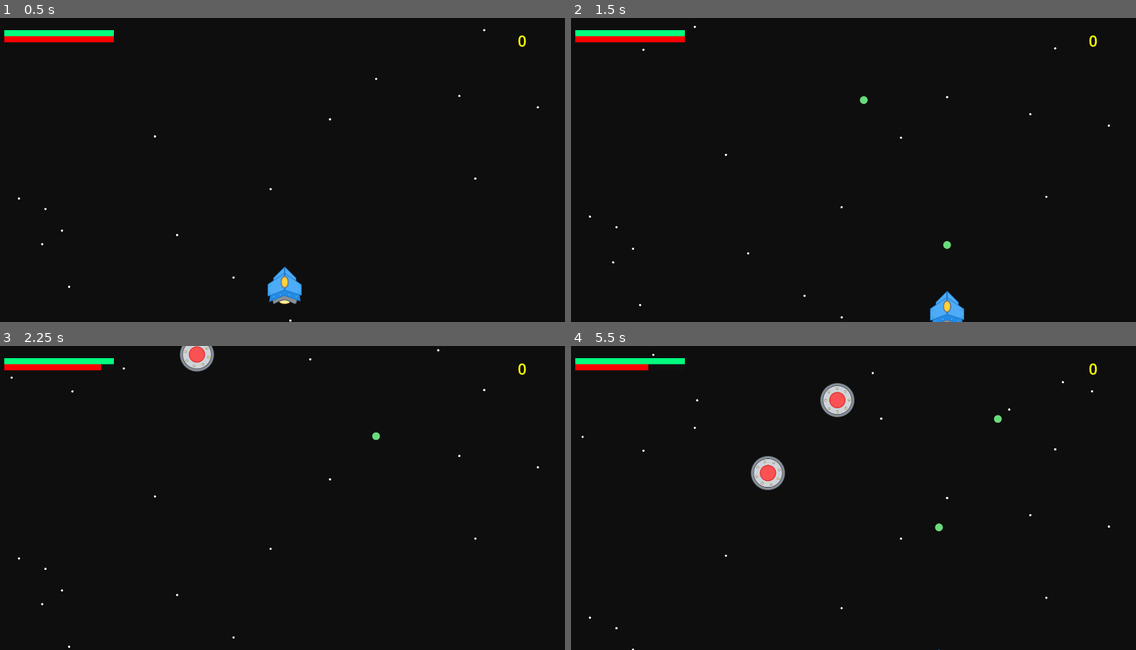
Above: before the commit, frames 1-4 (two rows, left to right).
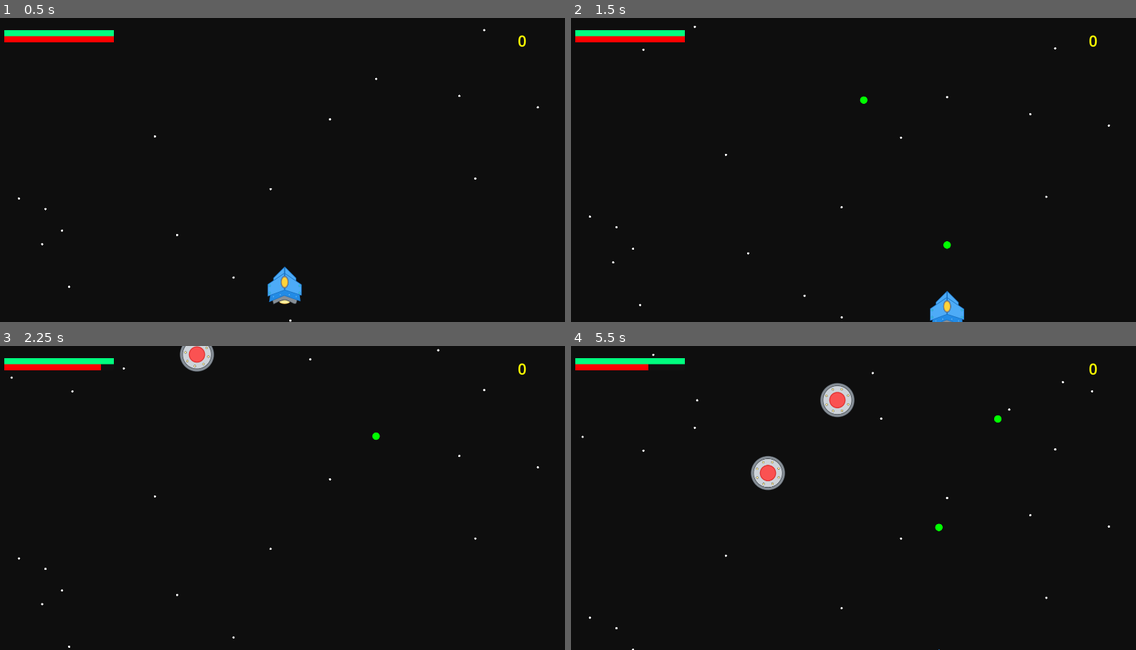
Above: after the commit, the same moments.

Repository: mromphf/nuke-ufos
Game: Godot game, scene res://scenes/main.tscn
Two runs of this game, one before a commit and one after it. Both use one fixed random seed, a clock stepped at 60 frames per second and the inputs below. Sound files missing from this copy of the repository are replaced by a short silence.
Inputs:
- Up to frame 1 (0.5 s): no input
- Up to frame 2 (1.5 s): hold D (move_right) 0.53-1.28 s; tap Space (fire) at 0.6, 1.35 s; hold S (move_down) from 1.28 s (still down)
- Up to frame 3 (2.25 s): release S (move_down) at 2.03 s; hold D (move_right) from 2.03 s (still down); hold Shift (speed) from 2.03 s (still down)
- Up to frame 4 (5.5 s): tap Space (fire) at 2.3, 2.85, 3.6, 4.55, 5.1 s; release D (move_right) at 2.78 s; release Shift (speed) at 2.78 s; hold W (move_up) 2.78-3.53 s; hold Left (move_left) 3.53-5.03 s; tap Shift (speed) at 4.35 s; hold S (move_down) from 5.03 s (still down)

Frame 1 is identical in both runs. In frame 2, less than 0.1% of the frame differs, in the area x 51-68%, y 25-76%; in frame 3, less than 0.1%; in frame 4, 0.2%, in the area x 32-77%, y 13-61%.

Commit message:
Code reduction with animations and inheritance.

Diff:
--- a/scenes/ammo.tscn
+++ b/scenes/ammo.tscn
@@ -1,15 +1,37 @@
-[gd_scene load_steps=5 format=3 uid="uid://ckxc00h1lt3u7"]
+[gd_scene load_steps=7 format=3 uid="uid://ckxc00h1lt3u7"]
 
-[ext_resource type="Script" path="res://scripts/power_up.gd" id="1_vb0c1"]
+[ext_resource type="Script" path="res://scripts/traveler.gd" id="1_umdxp"]
 [ext_resource type="Texture2D" uid="uid://pbhyx6nagm3l" path="res://imgs/green_circle.svg" id="2_yb018"]
 [ext_resource type="Texture2D" uid="uid://dm1hlle1k8a2g" path="res://imgs/ring_green.svg" id="3_tfnpc"]
 
 [sub_resource type="CircleShape2D" id="CircleShape2D_nyoj5"]
 radius = 40.0
 
+[sub_resource type="Animation" id="Animation_06jq4"]
+resource_name = "spin"
+length = 4.0
+loop_mode = 1
+tracks/0/type = "value"
+tracks/0/imported = false
+tracks/0/enabled = true
+tracks/0/path = NodePath("Sprite2D:rotation")
+tracks/0/interp = 1
+tracks/0/loop_wrap = true
+tracks/0/keys = {
+"times": PackedFloat32Array(0, 4),
+"transitions": PackedFloat32Array(1, 1),
+"update": 0,
+"values": [0.0, 3.14159]
+}
+
+[sub_resource type="AnimationLibrary" id="AnimationLibrary_sytwv"]
+_data = {
+"spin": SubResource("Animation_06jq4")
+}
+
 [node name="Ammo" type="Area2D"]
 collision_layer = 16
-script = ExtResource("1_vb0c1")
+script = ExtResource("1_umdxp")
 speed = 2.0
 direction = Vector2(0, 1)
 
@@ -26,5 +48,11 @@
 
 [node name="Notifier" type="VisibleOnScreenNotifier2D" parent="."]
 
+[node name="Spin" type="AnimationPlayer" parent="."]
+autoplay = "spin"
+libraries = {
+"": SubResource("AnimationLibrary_sytwv")
+}
+
 [connection signal="area_entered" from="." to="." method="_on_collide"]
 [connection signal="screen_exited" from="Notifier" to="." method="despawn"]
--- a/scenes/dark_ufo.tscn
+++ b/scenes/dark_ufo.tscn
@@ -53,6 +53,28 @@
 "flash": SubResource("Animation_2v1sd")
 }
 
+[sub_resource type="Animation" id="Animation_0thcw"]
+resource_name = "spin"
+length = 4.0
+loop_mode = 1
+tracks/0/type = "value"
+tracks/0/imported = false
+tracks/0/enabled = true
+tracks/0/path = NodePath("Sprite:rotation")
+tracks/0/interp = 1
+tracks/0/loop_wrap = true
+tracks/0/keys = {
+"times": PackedFloat32Array(0, 4),
+"transitions": PackedFloat32Array(1, 1),
+"update": 0,
+"values": [0.0, 3.14159]
+}
+
+[sub_resource type="AnimationLibrary" id="AnimationLibrary_vou0m"]
+_data = {
+"spin": SubResource("Animation_0thcw")
+}
+
 [sub_resource type="RectangleShape2D" id="RectangleShape2D_pk8re"]
 size = Vector2(120, 980)
 
@@ -80,6 +102,12 @@
 [node name="Animation" type="AnimationPlayer" parent="."]
 libraries = {
 "": SubResource("AnimationLibrary_uoj6h")
+}
+
+[node name="Spin" type="AnimationPlayer" parent="."]
+autoplay = "spin"
+libraries = {
+"": SubResource("AnimationLibrary_vou0m")
 }
 
 [node name="Hit" type="AudioStreamPlayer" parent="."]
--- a/scenes/laser.tscn
+++ b/scenes/laser.tscn
@@ -1,7 +1,7 @@
 [gd_scene load_steps=4 format=3 uid="uid://d20yyv5hpgiao"]
 
-[ext_resource type="Script" path="res://scripts/laser.gd" id="1_m1e8i"]
-[ext_resource type="Texture2D" uid="uid://pbhyx6nagm3l" path="res://imgs/green_circle.svg" id="2_d0iyx"]
+[ext_resource type="Script" path="res://scripts/traveler.gd" id="1_xha1y"]
+[ext_resource type="Texture2D" uid="uid://cg8qm76kruvqs" path="res://imgs/white_circle.svg" id="2_0olkn"]
 
 [sub_resource type="CircleShape2D" id="CircleShape2D_l16ia"]
 radius = 13.0384
@@ -9,18 +9,19 @@
 [node name="laser" type="Area2D"]
 collision_layer = 4
 collision_mask = 2
-script = ExtResource("1_m1e8i")
+script = ExtResource("1_xha1y")
 speed = 10.0
 direction = Vector2(0, -1)
+
+[node name="Sprite2D" type="Sprite2D" parent="."]
+modulate = Color(0, 1, 0, 1)
+scale = Vector2(0.25, 0.25)
+texture = ExtResource("2_0olkn")
+
+[node name="Notifier" type="VisibleOnScreenNotifier2D" parent="."]
 
 [node name="CollisionShape2D" type="CollisionShape2D" parent="."]
 shape = SubResource("CircleShape2D_l16ia")
 
-[node name="Sprite2D" type="Sprite2D" parent="."]
-scale = Vector2(0.5, 0.5)
-texture = ExtResource("2_d0iyx")
-
-[node name="Notifier" type="VisibleOnScreenNotifier2D" parent="."]
-
 [connection signal="area_entered" from="." to="." method="_on_collide"]
 [connection signal="screen_exited" from="Notifier" to="." method="despawn"]
--- a/scenes/striker.tscn
+++ b/scenes/striker.tscn
@@ -1,6 +1,6 @@
 [gd_scene load_steps=4 format=3 uid="uid://ddty6tjmd8g7l"]
 
-[ext_resource type="Script" path="res://scripts/striker.gd" id="1_ohojj"]
+[ext_resource type="Script" path="res://scripts/enemy.gd" id="1_pg1t6"]
 [ext_resource type="Texture2D" uid="uid://7ao2p8so1cji" path="res://imgs/striker01.svg" id="1_uhfpw"]
 
 [sub_resource type="CapsuleShape2D" id="CapsuleShape2D_sakv3"]
@@ -10,7 +10,7 @@
 [node name="striker" type="Area2D"]
 collision_layer = 2
 collision_mask = 5
-script = ExtResource("1_ohojj")
+script = ExtResource("1_pg1t6")
 speed = 5.0
 direction = Vector2(0, 1)
 
--- a/scenes/ufo.tscn
+++ b/scenes/ufo.tscn
@@ -68,6 +68,28 @@
 "flash": SubResource("Animation_udk3t")
 }
 
+[sub_resource type="Animation" id="Animation_ddwvv"]
+resource_name = "spin"
+length = 4.0
+loop_mode = 1
+tracks/0/type = "value"
+tracks/0/imported = false
+tracks/0/enabled = true
+tracks/0/path = NodePath("Sprite:rotation")
+tracks/0/interp = 1
+tracks/0/loop_wrap = true
+tracks/0/keys = {
+"times": PackedFloat32Array(0, 4),
+"transitions": PackedFloat32Array(1, 1),
+"update": 0,
+"values": [0.0, 3.14159]
+}
+
+[sub_resource type="AnimationLibrary" id="AnimationLibrary_jxp3l"]
+_data = {
+"spin": SubResource("Animation_ddwvv")
+}
+
 [node name="ufo" type="Area2D"]
 collision_layer = 2
 collision_mask = 5
@@ -77,6 +99,7 @@
 direction = Vector2(0, 1)
 
 [node name="Sprite" type="AnimatedSprite2D" parent="."]
+rotation = 0.300546
 scale = Vector2(0.75, 0.75)
 sprite_frames = SubResource("SpriteFrames_h5np8")
 animation = &"beep"
@@ -113,6 +136,12 @@
 "": SubResource("AnimationLibrary_iecvp")
 }
 
+[node name="Spin" type="AnimationPlayer" parent="."]
+autoplay = "spin"
+libraries = {
+"": SubResource("AnimationLibrary_jxp3l")
+}
+
 [node name="Hit" type="AudioStreamPlayer" parent="."]
 stream = ExtResource("5_2qvd1")
 volume_db = -10.0
--- a/scripts/laser.gd
+++ b/scripts/laser.gd
@@ -1,6 +1,3 @@
 extends Traveler
 
 class_name Laser
-
-func _on_collide(_body):
-	despawn()
--- a/scripts/player.gd
+++ b/scripts/player.gd
@@ -29,7 +29,7 @@
 	if Input.is_action_just_pressed(&"fire") and ammo > 0:
 		var shot = laser.instantiate()
 		ammo -= 1
-		shot.connect(&"despawned", ammo_up)
+		shot.connect(&"tree_exited", ammo_up)
 		shot.global_position = $Gun.global_position
 		emit_signal(&"shoot", shot)
 		$Animation.play(&"shoot")
--- a/scripts/power_up.gd
+++ b/scripts/power_up.gd
@@ -1,13 +1,3 @@
 extends Traveler
 
 class_name PowerUp
-
-signal dead
-
-func _process(_delta):
-	super(_delta)
-	$Sprite2D.rotate(PI / 180)
-
-
-func _on_collide(_body):
-	queue_free()
--- a/scripts/traveler.gd
+++ b/scripts/traveler.gd
@@ -11,5 +11,8 @@
 	emit_signal(&"despawned")
 	queue_free()
 
+func _on_collide(_body):
+	queue_free()
+
 func _process(_delta):
 	position += direction.normalized() * speed
--- a/scripts/ufo.gd
+++ b/scripts/ufo.gd
@@ -1,11 +1,6 @@
 extends Enemy
 
 class_name Ufo
-
-func _process(_delta):
-	super(_delta)
-	$Sprite.rotate(PI / 180)
-
 
 func _on_collide(body):
 	super(body)
Not shown: 1 places in scenes/dark_ufo.tscn that only renumber resources
Not shown: 1 places in scenes/ufo.tscn that only renumber resources
